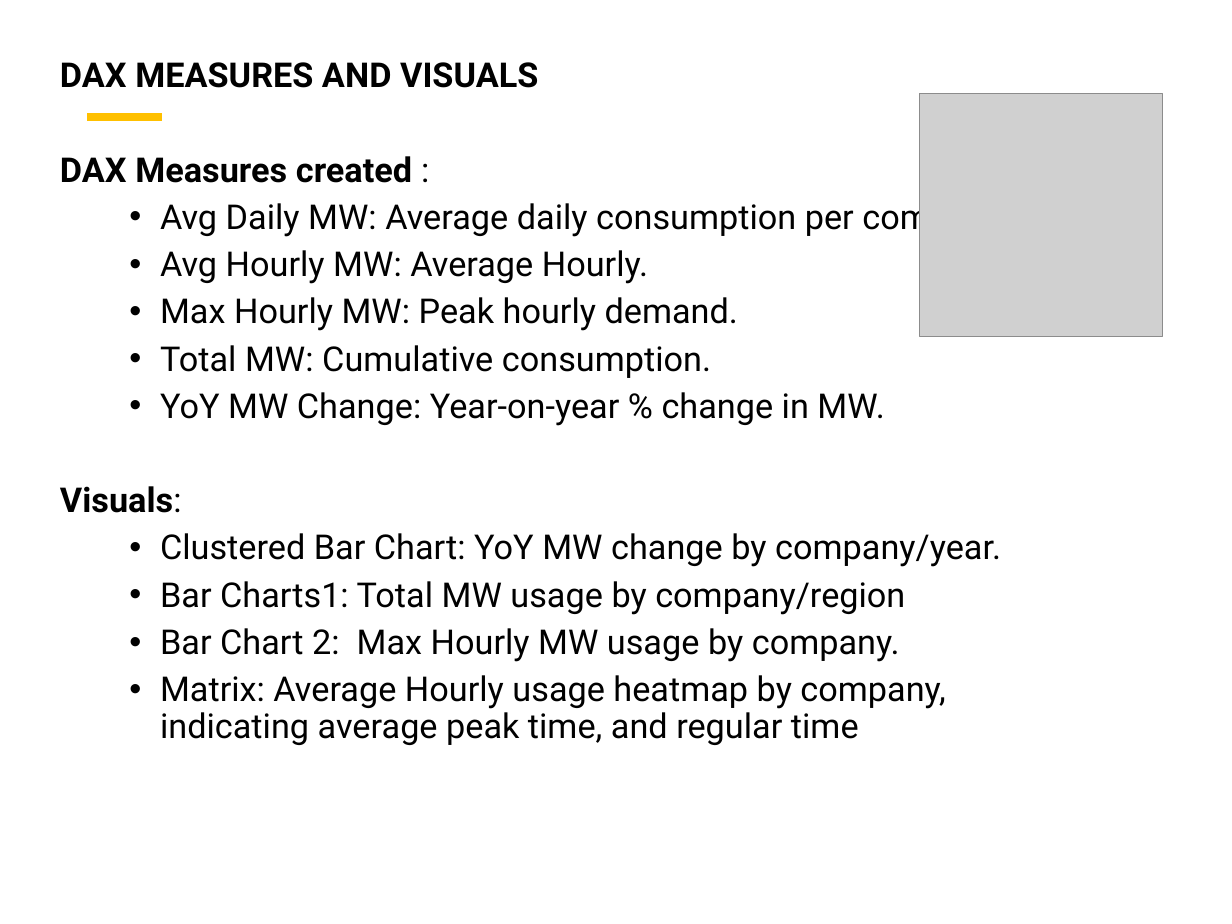
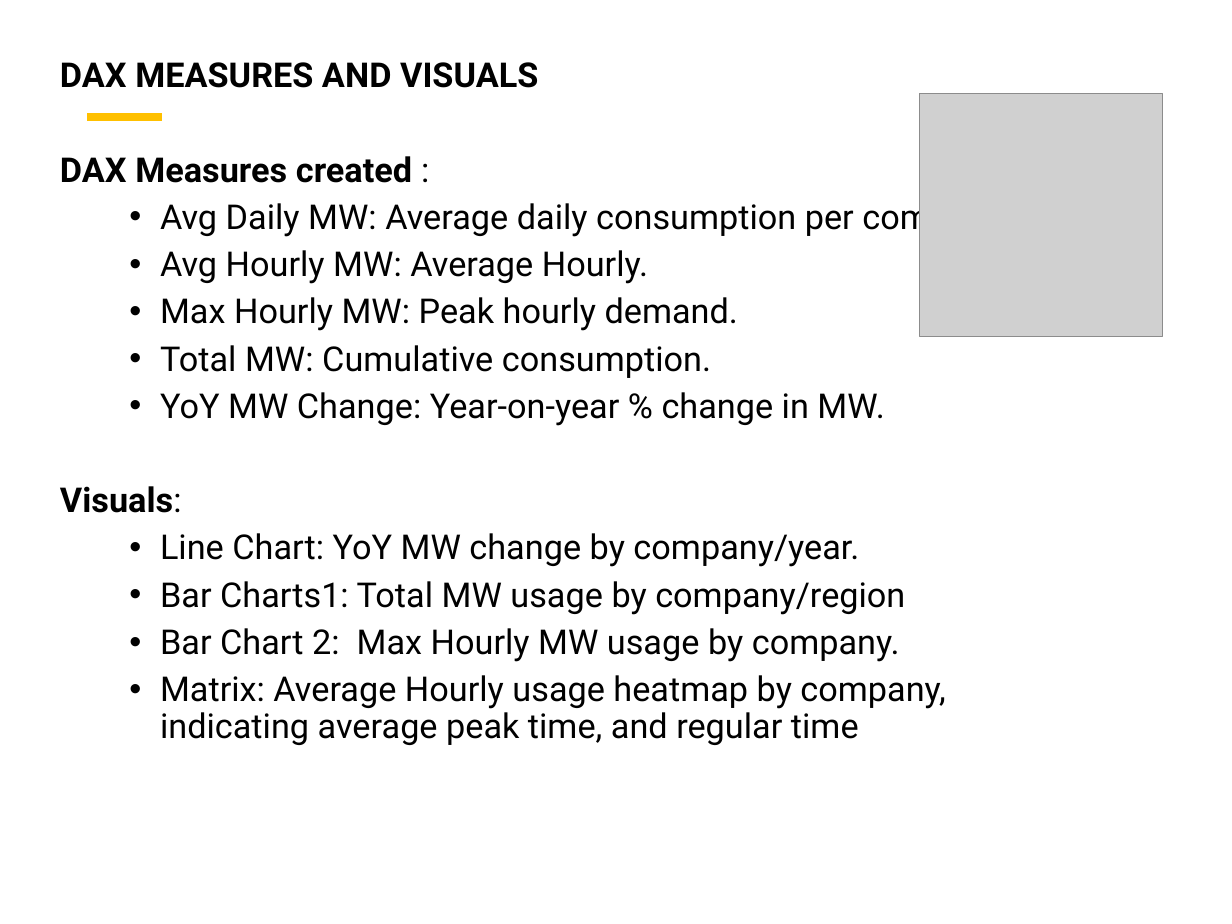
Before and after one commit to Speed-Ez/TPI-Energy-Consumption, a slide deck: slide 3 of Summary Presentation.pptx. Drawn at 1232x924 pixels with LibreOffice and Linux fonts; fonts in the diff are those of the drawing; grey boxes stand for pictures. Boxes give left, top, right and bottom in pixels: in the first picture for what was removed or moved away, otherwise in the second. Text is boxed around its words. In the diff, an @@ line names an element or a change of style, - is before the commit and + after.

```diff
--- a/Summary Presentation.pptx
+++ b/Summary Presentation.pptx
@@ text at [160,533,859,567]: text changed @@
-  • Clustered Bar Chart: YoY MW change by company/year.
+  • Line Chart: YoY MW change by company/year.
```
